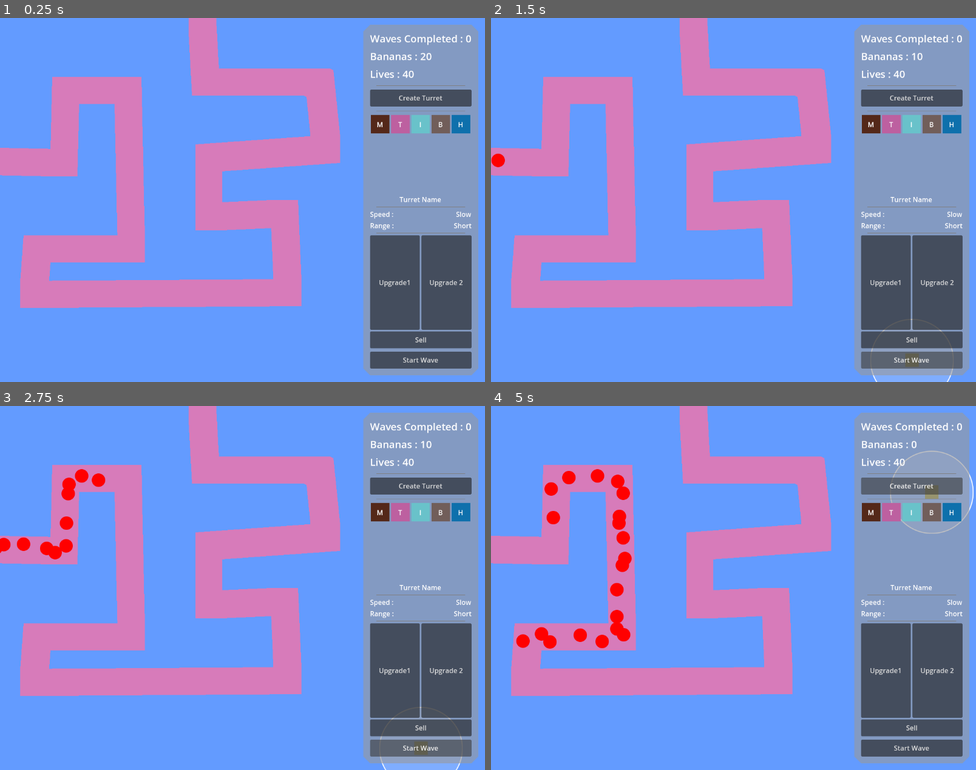
Above: before the commit, frames 1-4 (two rows, left to right).
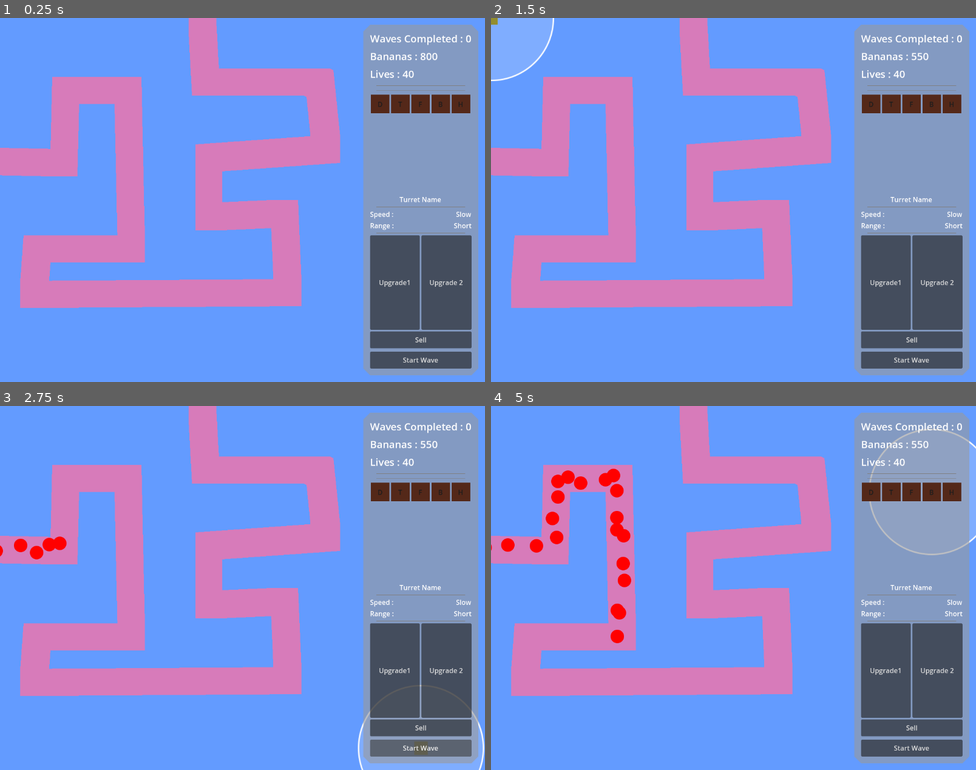
Above: after the commit, the same moments.

Repository: ZibelineDev/bloons_project
Game: Godot game, scene res://scenes/game/game.tscn
Same seed, same stepped clock (60 frames per second), same inputs: the game is played once before the commit and once after it.
Inputs (mouse positions are in pixels of both pictures, inside the frame that each line leads up to):
- Up to frame 1 (0.25 s): no input
- Up to frame 2 (1.5 s): click (912, 98) at 0.5 s, where only the run before the commit has a clickable "Create Turret"; click "Start Wave" (after the commit: "D") at 1.25 s
- Up to frame 3 (2.75 s): click (421, 748) at 2.02 s
- Up to frame 4 (5 s): click (893, 493) at 2.75 s, where only the run after the commit has a clickable "T"; click (912, 493) at 3.5 s, where only the run after the commit has a clickable "F"; click (932, 493) at 4.25 s, where only the run after the commit has a clickable "B"

The runs differ from the first frame. In frame 1, 2.3% of the frame differs, in the area x 76-98%, y 9-32%; in frame 2, 4.6%; in frame 3, 3.6%; in frame 4, 4.9%, in the area x 0-100%, y 6-67%.
Error after the commit: Out of bounds get index '2' (on base: 'Dictionary[int, RTurret]') (res://scenes/world/turrets.gd:44)

Commit message:
📦🐵 Monkey Update II

Diff:
--- a/autoloads/currency/currency.gd
+++ b/autoloads/currency/currency.gd
@@ -10,7 +10,7 @@
 
 
 func initialise() -> void :
-	currency = 20
+	currency = 800
 
 	currency_updated.emit(currency)
 
--- a/components/turret/turret.gd
+++ b/components/turret/turret.gd
@@ -1,4 +1,19 @@
 class_name Turret extends CharacterBody2D
+
+
+enum Types {
+	DART,
+	TACK,
+	FREEZE,
+	BOMB,
+	HYPERSONIC,
+}
+
+
+static var turrets : Dictionary[Turret.Types, RTurret] = {
+	Turret.Types.DART : load("uid://dtsegxyhlj16x"),
+	Turret.Types.TACK : load("uid://bs5qk4acwxdp4")
+}
 
 
 static var scene : String = "uid://dv7ks0wr8gaga"
@@ -8,8 +23,7 @@
 var ghosted : bool = true
 var selected : bool = false
 
-var cooldown : float = 0.5
-var cooldown_progress : float = 0.0
+var resource : RTurret
 
 @onready var range_indicator: Sprite2D = %RangeIndicator
 
@@ -22,14 +36,18 @@
 	(%Button as Button).pressed.connect(on_pressed)
 
 
+func _input(event : InputEvent) -> void :
+	if selected_turret and event.is_action_pressed("cancel") : deselect()
+
+
 func _physics_process(delta : float) -> void :
 	if ghosted : return
 
-	if cooldown_progress <= 0.0 :
+	if resource.cooldown_progress <= 0.0 :
 		scan_for_balloons()
 
 	else :
-		cooldown_progress -= delta
+		resource.cooldown_progress -= delta
 
 
 func on_pressed() -> void :
@@ -50,9 +68,25 @@
 	selected_turret = null
 
 
-static func create_ghost() -> Turret :
+static func create_ghost(type : Types) -> Turret :
+	match type :
+		Types.TACK : return TackTurret.create_this()
+		_, Types.DART : return create_this()
+
+
+static func create_this() -> Turret :
 	var turret : Turret = (load(scene) as PackedScene).instantiate()
+	turret.resource = preload("uid://dtsegxyhlj16x")
+	turret.update_range()
 	return turret
+
+
+func update_range() -> void :
+	((%RangeAreaCollision as CollisionShape2D).shape as CircleShape2D).radius = resource.turret_range
+	# 256 x X = radius x 2
+	var sprite_scale_factor : float = resource.turret_range * 2.0 / 256.0
+	(%RangeIndicator as Sprite2D).scale = Vector2(sprite_scale_factor, sprite_scale_factor)
+
 
 
 func is_colliding() -> bool :
@@ -80,4 +114,4 @@
 
 	if target :
 		target.hit()
-		cooldown_progress = cooldown
+		resource.cooldown_progress = resource.cooldown
--- a/components/turret/turret.tscn
+++ b/components/turret/turret.tscn
@@ -5,7 +5,7 @@
 [ext_resource type="Texture2D" uid="uid://dxlcv21goykj1" path="res://assets/textures/range_indicator.png" id="3_csn5j"]
 
 [sub_resource type="CircleShape2D" id="CircleShape2D_irrmp"]
-radius = 100.0
+radius = 77.1622
 
 [sub_resource type="RectangleShape2D" id="RectangleShape2D_csn5j"]
 size = Vector2(32, 32)
@@ -24,13 +24,13 @@
 collision_mask = 2
 
 [node name="RangeAreaCollision" type="CollisionShape2D" parent="RangeArea"]
+unique_name_in_owner = true
 shape = SubResource("CircleShape2D_irrmp")
 debug_color = Color(0.972699, 0.165938, 0, 0.42)
 
 [node name="RangeIndicator" type="Sprite2D" parent="RangeArea"]
 unique_name_in_owner = true
-position = Vector2(0, 0.883568)
-scale = Vector2(0.777114, 0.770316)
+scale = Vector2(0.430566, 0.430566)
 texture = ExtResource("3_csn5j")
 
 [node name="BodyArea" type="Area2D" parent="."]
--- /dev/null
+++ b/components/turrets/tack/tack.gd
@@ -0,0 +1,12 @@
+class_name TackTurret extends Turret
+
+
+static var this_scene : String = "uid://cxkrlk42blgoo"
+static var this_resource : String = "uid://bs5qk4acwxdp4"
+
+
+static func create_this() -> Turret :
+	var turret : Turret = (load(this_scene) as PackedScene).instantiate()
+	turret.resource = load(this_resource).duplicate()
+	turret.update_range()
+	return turret
--- /dev/null
+++ b/components/turrets/tack/tack.tscn
@@ -0,0 +1,10 @@
+[gd_scene load_steps=3 format=3 uid="uid://cxkrlk42blgoo"]
+
+[ext_resource type="PackedScene" uid="uid://dv7ks0wr8gaga" path="res://components/turret/turret.tscn" id="1_k5pel"]
+[ext_resource type="Script" uid="uid://kkvnxbc85i45" path="res://components/turrets/tack/tack.gd" id="2_sda7n"]
+
+[node name="Tack" instance=ExtResource("1_k5pel")]
+script = ExtResource("2_sda7n")
+
+[node name="Sprite2D" parent="." index="0"]
+modulate = Color(0.778326, 1.38617e-05, 0.535474, 1)
--- /dev/null
+++ b/resources/turrets/dart.tres
@@ -0,0 +1,13 @@
+[gd_resource type="Resource" script_class="RTurret" load_steps=2 format=3 uid="uid://dtsegxyhlj16x"]
+
+[ext_resource type="Script" uid="uid://b1145c1qsa2tf" path="res://resources/turrets/turret.gd" id="1_eya1v"]
+
+[resource]
+script = ExtResource("1_eya1v")
+type = 0
+name = "Dart"
+cost = 250
+cooldown = 0.5
+cooldown_progress = 0.0
+turret_range = 150.0
+metadata/_custom_type_script = "uid://b1145c1qsa2tf"
--- /dev/null
+++ b/resources/turrets/tack.tres
@@ -0,0 +1,13 @@
+[gd_resource type="Resource" script_class="RTurret" load_steps=2 format=3 uid="uid://bs5qk4acwxdp4"]
+
+[ext_resource type="Script" uid="uid://b1145c1qsa2tf" path="res://resources/turrets/turret.gd" id="1_jf0cf"]
+
+[resource]
+script = ExtResource("1_jf0cf")
+type = 1
+name = "Tack"
+cost = 400
+cooldown = 1.0
+cooldown_progress = 0.0
+turret_range = 75.0
+metadata/_custom_type_script = "uid://b1145c1qsa2tf"
--- a/resources/turrets/turret.gd
+++ b/resources/turrets/turret.gd
@@ -1,8 +1,9 @@
 class_name RTurret extends Resource
 
 
-@export var name : String = "Please Rename Me 🎈"
+@export var type : Turret.Types = Turret.Types.DART
+@export var name : String = "🎈 Please Rename Me"
 @export var cost : int = 250
-@export var attack_type : int = 0
 @export var cooldown : float = 0.5
-@export var range : float = 250.0
+@export var cooldown_progress : float = 0.0
+@export var turret_range : float = 250.0
--- /dev/null
+++ b/scenes/user_interface/turret_shop_icon.gd
@@ -0,0 +1,16 @@
+class_name TurretShopIcon extends TextureButton
+
+
+@export var type : Turret.Types
+@export var texture : Texture2D
+@export var label : String = ""
+
+
+func _ready() -> void :
+	pressed.connect(on_pressed)
+	($Label as Label).text = label
+	texture_normal = texture
+
+
+func on_pressed() -> void :
+	UserInterface.ref.create_turret_pressed.emit(type)
--- a/scenes/user_interface/user_interface.gd
+++ b/scenes/user_interface/user_interface.gd
@@ -6,7 +6,8 @@
 	ref = self
 
 
-signal create_turret_pressed
+@warning_ignore("unused_signal")
+signal create_turret_pressed(type : Turret.Types)
 
 
 @onready var feedback_label : RichTextLabel = %FeedbackLabel
@@ -14,7 +15,6 @@
 
 
 func _ready() -> void :
-	(%CreateTurret as Button).pressed.connect(on_create_turret_button_pressed)
 	feedback_container.visible = false
 
 
@@ -23,7 +23,3 @@
 	feedback_container.visible = true
 	await get_tree().create_timer(5.0).timeout
 	feedback_container.visible = false
-
-
-func on_create_turret_button_pressed() -> void :
-	create_turret_pressed.emit()
--- a/scenes/user_interface/user_interface.tscn
+++ b/scenes/user_interface/user_interface.tscn
@@ -7,7 +7,11 @@
 [ext_resource type="StyleBox" uid="uid://cuhtjcphdy0uq" path="res://assets/styles/panel_style.tres" id="2_pvt6f"]
 [ext_resource type="Script" uid="uid://c50s11rutbtsj" path="res://scenes/user_interface/wave_button.gd" id="4_2dtu1"]
 [ext_resource type="Texture2D" uid="uid://c3p8eikgvro2q" path="res://assets/textures/turret_placeholder.png" id="6_6xuti"]
+[ext_resource type="Script" uid="uid://db7jp3q724l0f" path="res://scenes/user_interface/turret_shop_icon.gd" id="6_8wifb"]
 [ext_resource type="PackedScene" uid="uid://bqarudu2l5vn7" path="res://scenes/turret_info/turret_info.tscn" id="7_flq3v"]
+
+[sub_resource type="LabelSettings" id="LabelSettings_8wifb"]
+font_color = Color(0.111197, 0.111197, 0.111197, 1)
 
 [node name="UserInterface" type="HBoxContainer"]
 anchors_preset = 15
@@ -108,13 +112,6 @@
 [node name="HSeparator" type="HSeparator" parent="RightPanel/PanelContainer/MarginContainer/VBoxContainer/MarginContainer"]
 layout_mode = 2
 
-[node name="CreateTurret" type="Button" parent="RightPanel/PanelContainer/MarginContainer/VBoxContainer"]
-unique_name_in_owner = true
-custom_minimum_size = Vector2(0, 40)
-layout_mode = 2
-focus_mode = 0
-text = "Create Turret"
-
 [node name="MarginContainer2" type="MarginContainer" parent="RightPanel/PanelContainer/MarginContainer/VBoxContainer"]
 layout_mode = 2
 theme_override_constants/margin_left = 16
@@ -127,11 +124,16 @@
 layout_mode = 2
 alignment = 1
 
-[node name="TextureRect" type="TextureRect" parent="RightPanel/PanelContainer/MarginContainer/VBoxContainer/Turrets"]
-self_modulate = Color(0.33094, 0.155418, 0.0999727, 1)
-custom_minimum_size = Vector2(44, 44)
-layout_mode = 2
-texture = ExtResource("6_6xuti")
+[node name="TextureRect" type="TextureButton" parent="RightPanel/PanelContainer/MarginContainer/VBoxContainer/Turrets"]
+self_modulate = Color(0.33094, 0.155418, 0.0999727, 1)
+custom_minimum_size = Vector2(44, 44)
+layout_mode = 2
+texture_normal = ExtResource("6_6xuti")
+ignore_texture_size = true
+stretch_mode = 4
+script = ExtResource("6_8wifb")
+texture = ExtResource("6_6xuti")
+label = "D"
 
 [node name="Label" type="Label" parent="RightPanel/PanelContainer/MarginContainer/VBoxContainer/Turrets/TextureRect"]
 layout_mode = 1
@@ -147,13 +149,19 @@
 grow_horizontal = 2
 grow_vertical = 2
 text = "M"
-horizontal_alignment = 1
-
-[node name="TextureRect2" type="TextureRect" parent="RightPanel/PanelContainer/MarginContainer/VBoxContainer/Turrets"]
-self_modulate = Color(0.740274, 0.378221, 0.626078, 1)
-custom_minimum_size = Vector2(44, 44)
-layout_mode = 2
-texture = ExtResource("6_6xuti")
+label_settings = SubResource("LabelSettings_8wifb")
+horizontal_alignment = 1
+
+[node name="TextureRect2" type="TextureButton" parent="RightPanel/PanelContainer/MarginContainer/VBoxContainer/Turrets"]
+self_modulate = Color(0.33094, 0.155418, 0.0999727, 1)
+custom_minimum_size = Vector2(44, 44)
+layout_mode = 2
+ignore_texture_size = true
+stretch_mode = 4
+script = ExtResource("6_8wifb")
+type = 1
+texture = ExtResource("6_6xuti")
+label = "T"
 
 [node name="Label" type="Label" parent="RightPanel/PanelContainer/MarginContainer/VBoxContainer/Turrets/TextureRect2"]
 layout_mode = 1
@@ -168,14 +176,20 @@
 offset_bottom = 11.5
 grow_horizontal = 2
 grow_vertical = 2
-text = "T"
-horizontal_alignment = 1
-
-[node name="TextureRect3" type="TextureRect" parent="RightPanel/PanelContainer/MarginContainer/VBoxContainer/Turrets"]
-self_modulate = Color(0.412542, 0.760525, 0.790411, 1)
-custom_minimum_size = Vector2(44, 44)
-layout_mode = 2
-texture = ExtResource("6_6xuti")
+text = "M"
+label_settings = SubResource("LabelSettings_8wifb")
+horizontal_alignment = 1
+
+[node name="TextureRect3" type="TextureButton" parent="RightPanel/PanelContainer/MarginContainer/VBoxContainer/Turrets"]
+self_modulate = Color(0.33094, 0.155418, 0.0999727, 1)
+custom_minimum_size = Vector2(44, 44)
+layout_mode = 2
+ignore_texture_size = true
+stretch_mode = 4
+script = ExtResource("6_8wifb")
+type = 2
+texture = ExtResource("6_6xuti")
+label = "F"
 
 [node name="Label" type="Label" parent="RightPanel/PanelContainer/MarginContainer/VBoxContainer/Turrets/TextureRect3"]
 layout_mode = 1
@@ -190,14 +204,20 @@
 offset_bottom = 11.5
 grow_horizontal = 2
 grow_vertical = 2
-text = "I"
-horizontal_alignment = 1
-
-[node name="TextureRect4" type="TextureRect" parent="RightPanel/PanelContainer/MarginContainer/VBoxContainer/Turrets"]
-self_modulate = Color(0.443318, 0.370796, 0.353427, 1)
-custom_minimum_size = Vector2(44, 44)
-layout_mode = 2
-texture = ExtResource("6_6xuti")
+text = "M"
+label_settings = SubResource("LabelSettings_8wifb")
+horizontal_alignment = 1
+
+[node name="TextureRect4" type="TextureButton" parent="RightPanel/PanelContainer/MarginContainer/VBoxContainer/Turrets"]
+self_modulate = Color(0.33094, 0.155418, 0.0999727, 1)
+custom_minimum_size = Vector2(44, 44)
+layout_mode = 2
+ignore_texture_size = true
+stretch_mode = 4
+script = ExtResource("6_8wifb")
+type = 3
+texture = ExtResource("6_6xuti")
+label = "B"
 
 [node name="Label" type="Label" parent="RightPanel/PanelContainer/MarginContainer/VBoxContainer/Turrets/TextureRect4"]
 layout_mode = 1
@@ -212,14 +232,20 @@
 offset_bottom = 11.5
 grow_horizontal = 2
 grow_vertical = 2
-text = "B"
-horizontal_alignment = 1
-
-[node name="TextureRect5" type="TextureRect" parent="RightPanel/PanelContainer/MarginContainer/VBoxContainer/Turrets"]
-self_modulate = Color(0.0549932, 0.439109, 0.672955, 1)
-custom_minimum_size = Vector2(44, 44)
-layout_mode = 2
-texture = ExtResource("6_6xuti")
+text = "M"
+label_settings = SubResource("LabelSettings_8wifb")
+horizontal_alignment = 1
+
+[node name="TextureRect5" type="TextureButton" parent="RightPanel/PanelContainer/MarginContainer/VBoxContainer/Turrets"]
+self_modulate = Color(0.33094, 0.155418, 0.0999727, 1)
+custom_minimum_size = Vector2(44, 44)
+layout_mode = 2
+ignore_texture_size = true
+stretch_mode = 4
+script = ExtResource("6_8wifb")
+type = 4
+texture = ExtResource("6_6xuti")
+label = "H"
 
 [node name="Label" type="Label" parent="RightPanel/PanelContainer/MarginContainer/VBoxContainer/Turrets/TextureRect5"]
 layout_mode = 1
@@ -234,7 +260,8 @@
 offset_bottom = 11.5
 grow_horizontal = 2
 grow_vertical = 2
-text = "H"
+text = "M"
+label_settings = SubResource("LabelSettings_8wifb")
 horizontal_alignment = 1
 
 [node name="Space" type="Control" parent="RightPanel/PanelContainer/MarginContainer/VBoxContainer"]
--- a/scenes/world/turrets.gd
+++ b/scenes/world/turrets.gd
@@ -21,9 +21,9 @@
 		refund_turret()
 
 
-func create_ghost_turret() -> void :
+func create_ghost_turret(type : Turret.Types) -> void :
 	if ghost_turret : return
-	ghost_turret = Turret.create_ghost()
+	ghost_turret = Turret.create_ghost(type)
 	add_child(ghost_turret)
 
 
@@ -34,15 +34,16 @@
 
 
 func refund_turret() -> void :
+	(Currency as ACurrency).create_currency(ghost_turret.resource.cost)
 	ghost_turret.queue_free()
 	ghost_turret = null
-	(Currency as ACurrency).create_currency(10)
 
 
-func try_to_purchase() -> void :
-	if not (Currency as ACurrency).consume_currency(10) :
-		create_ghost_turret()
+func try_to_purchase(type : Turret.Types) -> void :
+	if ghost_turret : return
+	if not (Currency as ACurrency).consume_currency(Turret.turrets[type].cost) :
+		create_ghost_turret(type)
 
 
-func on_create_turret_pressed() -> void :
-	try_to_purchase()
+func on_create_turret_pressed(type : Turret.Types) -> void :
+	try_to_purchase(type)
Not shown, added: components/turrets/tack/tack.gd.uid
Not shown, added: scenes/user_interface/turret_shop_icon.gd.uid
Not shown: 1 places in scenes/user_interface/user_interface.tscn that only renumber resources
